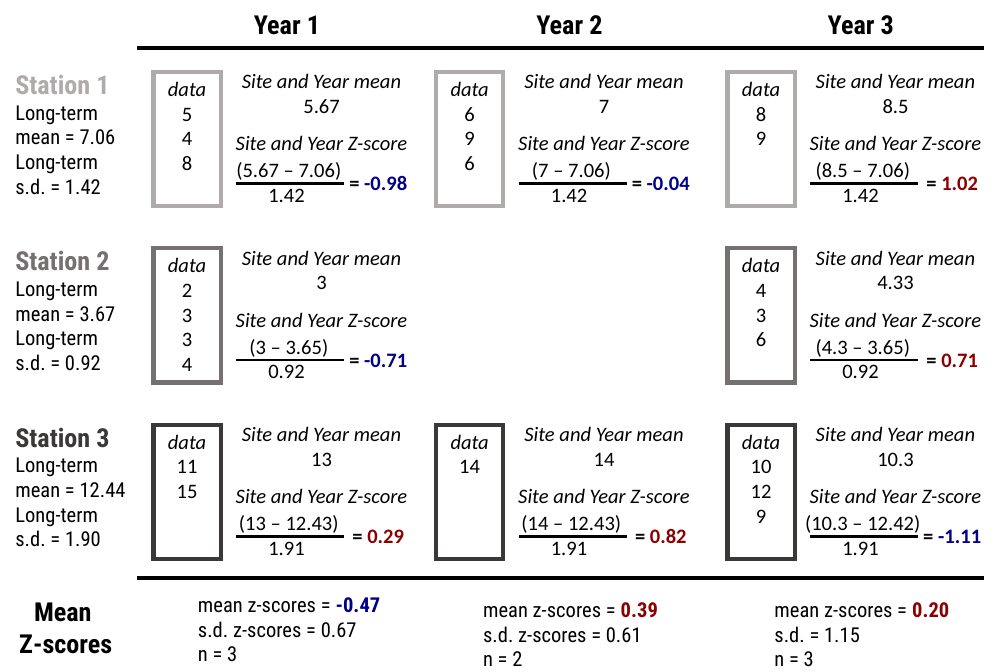
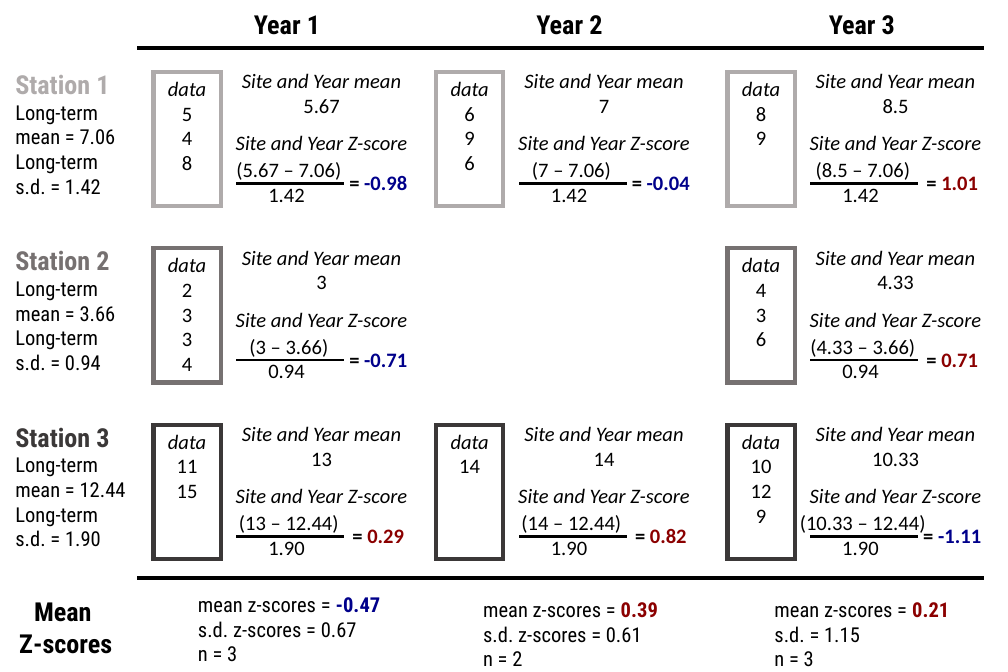
Before and after one commit to USEPA/ri_wq_trends, a slide deck: slide 1 of figures/z-score_schematic.pptx. Drawn at 1008x672 pixels with LibreOffice and Linux fonts; fonts in the diff are those of the drawing. Boxes give left, top, right and bottom in pixels: in the first picture for what was removed or moved away, otherwise in the second. Text is boxed around its words. In the diff, an @@ line names an element or a change of style, - is before the commit and + after.

```diff
--- a/figures/z-score_schematic.pptx
+++ b/figures/z-score_schematic.pptx
@@ text at (941, 176, 978, 190): text changed @@
-= 1.02
+= 1.01
@@ text at (15, 281, 116, 322): text changed @@
-Long-term
-mean = 3.67
+Long-term
+mean = 3.66
@@ text at (15, 354, 101, 371): text changed @@
-s.d. = 0.92
+s.d. = 0.94
@@ text at (249, 339, 329, 378): text changed @@
-(3 – 3.65)
-0.92
+(3 – 3.66)
+0.94
@@ text at (810, 339, 916, 378): text changed @@
-(4.3 – 3.65)
-0.92
+(4.33 – 3.66)
+0.94
@@ text at (872, 452, 919, 466): text changed @@
-10.3
+10.33
@@ text at (239, 515, 339, 555): text changed @@
-(13 – 12.43)
-1.91
+(13 – 12.44)
+1.90
@@ text at (521, 515, 621, 555): text changed @@
-(14 – 12.43)
-1.91
+(14 – 12.44)
+1.90
@@ text at (800, 515, 925, 555): text changed @@
-(10.3 – 12.42)
-1.91
+(10.33 – 12.44)
+1.90
@@ text at (774, 602, 949, 618): text changed @@
-mean z-scores = 0.20
+mean z-scores = 0.21
```
Also in this commit, not shown: 3 other files.
